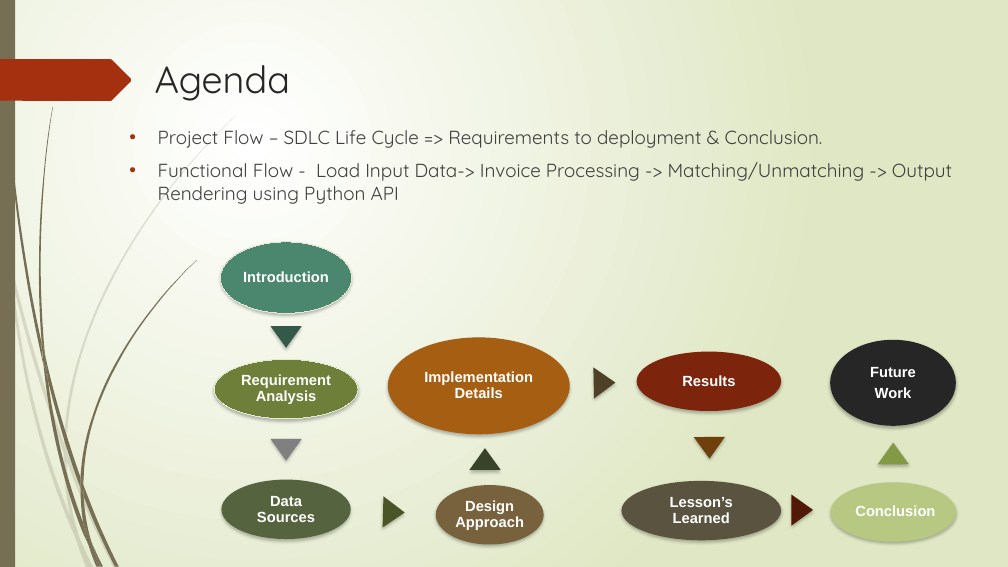
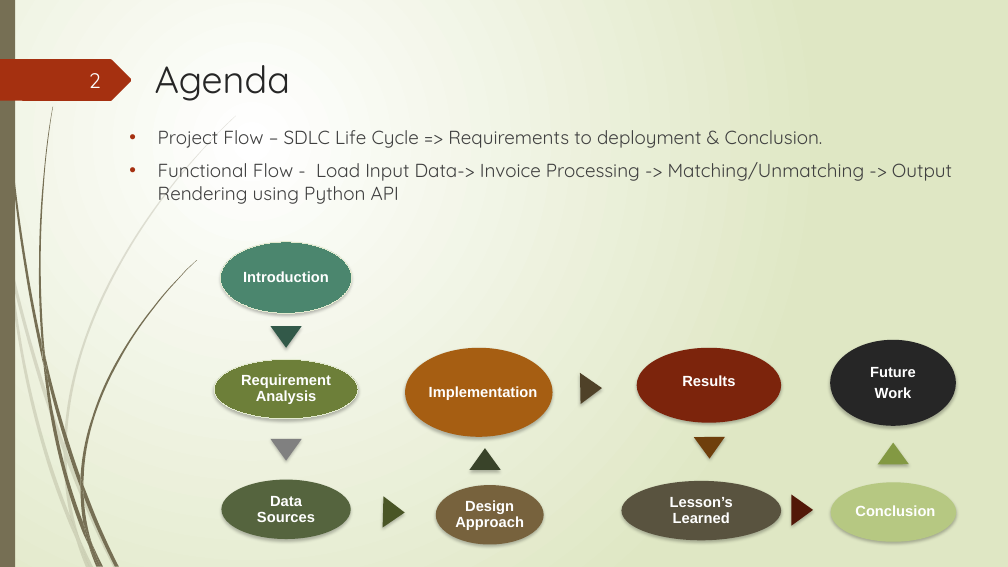
Before and after one commit to sureshcs0524/PythonProjects, a slide deck: slide 2 of Invoice Matching Application .pptx. Drawn at 1008x567 pixels with LibreOffice and Linux fonts; fonts in the diff are those of the drawing. Boxes give left, top, right and bottom in pixels: in the first picture for what was removed or moved away, otherwise in the second. Text is boxed around its words. In the diff, an @@ line names an element or a change of style, - is before the commit and + after.

```diff
--- a/Invoice Matching Application .pptx
+++ b/Invoice Matching Application .pptx
@@ page number added at [89, 73, 101, 88], 20 pt, text #FEFFFF @@
+2
@@ ellipse: place and size @@
-ellipse at [388, 337, 570, 434]
+ellipse at [405, 348, 553, 437]
@@ ellipse: place and size @@
-ellipse at [637, 352, 781, 411]
+ellipse at [637, 348, 781, 423]
@@ text at [429, 386, 538, 400]: text changed @@
-Implementation Details
+Implementation
@@ triangle: place and size @@
-triangle at [593, 367, 616, 399]
+triangle at [580, 373, 602, 404]
```
Also in this commit, not shown: 19 other slides changed, 1 other file.
